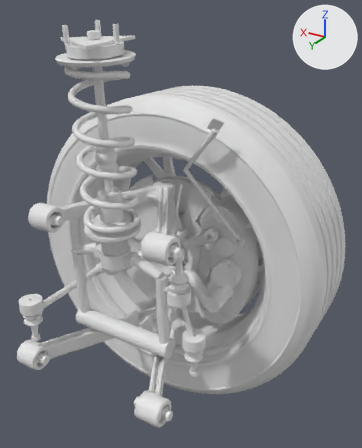
Two versions of the glTF model web/public/assets/corner-rr.glb, one commit apart.
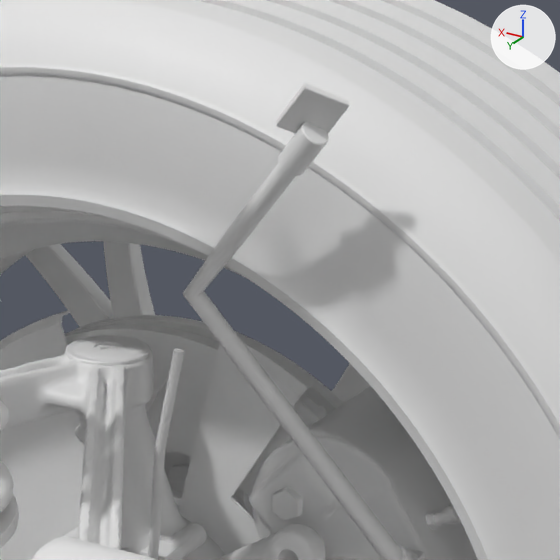
The first picture shows the older version from a 50 mm lens placed at (-2.078, 0.253, 0.992), pointed at (-1.503, -0.706, 0.513). The close-ups show the older and then the newer version on the part from 38% to 77% of the width and 22% to 53% of the height of that picture. Only the edits that show in the close-ups are written down. The axes (+X, +Y, +Z) are drawn at upper right. The lights are the same throughout. Where no turn or scale is listed for an object, it has been applied to the vertices. Vertices at exactly the same position are counted once.
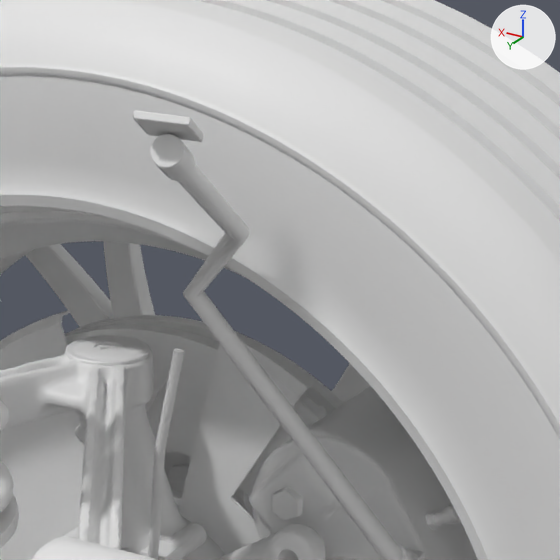
Where the newer file only moved an object's origin or applied its transform, the numbers keep the older frame.

What differs and where, as boxes [x1, y1, x2, y2] in the close-ups (560 x 560 px; the box of a moved part takes in the faces that stretch with it):
'Mesh_1', reshaped
    before: [183, 83, 425, 560]
    after: [133, 110, 425, 560]
part 1 of me_mesh_1, added
    after: [150, 134, 195, 181]
part 2 of me_mesh_1, added
    after: [133, 110, 203, 142]
part 3 of me_mesh_1, deleted
    before: [278, 122, 329, 176]
part 4 of me_mesh_1, deleted
    before: [276, 83, 349, 134]
part 5 of me_mesh_1, moved or reshaped
    before: [183, 163, 296, 298]
    after: [177, 165, 249, 298]

Diff of the bpy script that builds the scene:
```diff
--- a/web/public/assets/corner-rr.glb.py
+++ b/web/public/assets/corner-rr.glb.py
@@ me_mesh_1 @@
 # used by ob_mesh_1; location = (-1.998, -0.4927, 0.2323)
-me_mesh_1.from_pydata(...)  # 440 vertices, 856 faces; spans x 0.336..0.474, y -0.241..-0.14, z 0.248..0.562
+me_mesh_1.from_pydata(...)  # 440 vertices, 856 faces; spans x 0.336..0.474, y -0.241..0.005, z 0.248..0.574
+# me_mesh_1 part 1: a new loose piece of 96 vertices spanning x 0.37..0.391, y -0.035..-0.005, z 0.536..0.561, in mat_steel_zinc (white #e7e7e7)
+# me_mesh_1 part 2: a new loose piece of 24 vertices spanning x 0.361..0.395, y -0.029..0.005, z 0.556..0.574, in mat_steel_dark (white #e7e7e7)
+# me_mesh_1 part 3: the loose piece of 96 vertices spanning x 0.37..0.398, y -0.164..-0.144, z 0.511..0.54 is deleted
+# me_mesh_1 part 4: the loose piece of 24 vertices spanning x 0.36..0.396, y -0.164..-0.14, z 0.528..0.562 is deleted
+# me_mesh_1 part 5
+# 12 vertices are removed from x 0.374..0.382, y -0.158..-0.147, z 0.529..0.536
+# 34 faces are deleted
+# 10 vertices move from x 0.424..0.432, y -0.173..-0.162, z 0.469..0.477 to x 0.423..0.433, y -0.172..-0.163, z 0.468..0.477
+# 12 vertices are added at x 0.372..0.384, y -0.015..-0.009, z 0.548..0.558
+# 34 new faces join them, mat_rubber (white #e7e7e7)
+# other edits to the shape of me_mesh_1 do not show in these pictures
 me_mesh_1.materials.append(mat_rubber)
```
